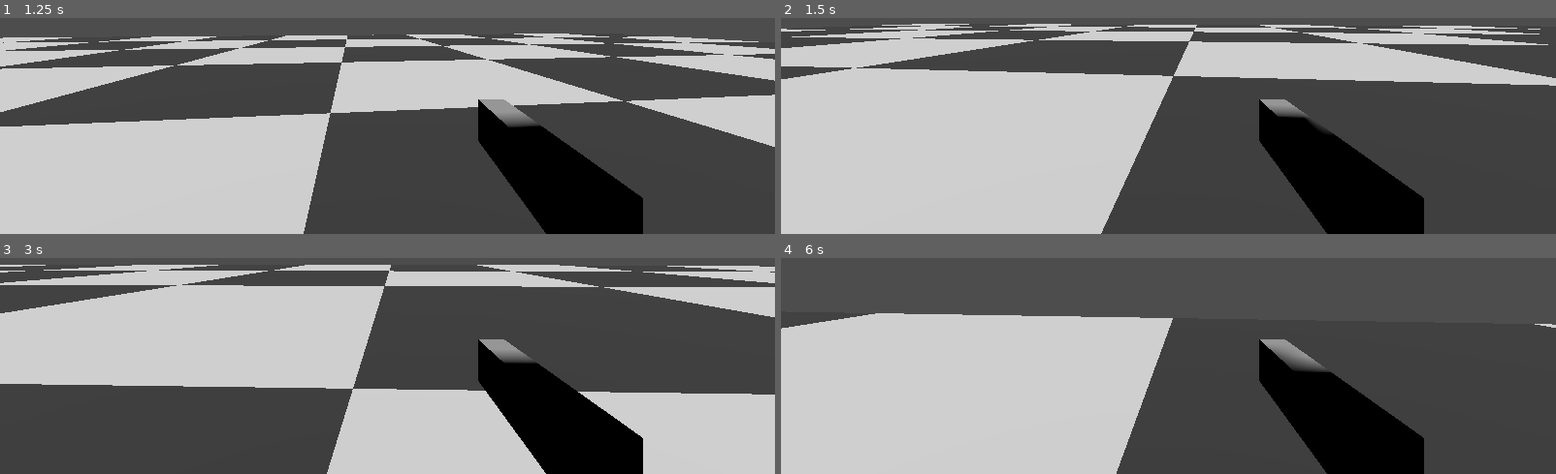
Above: before the commit, frames 1-4 (two rows, left to right).
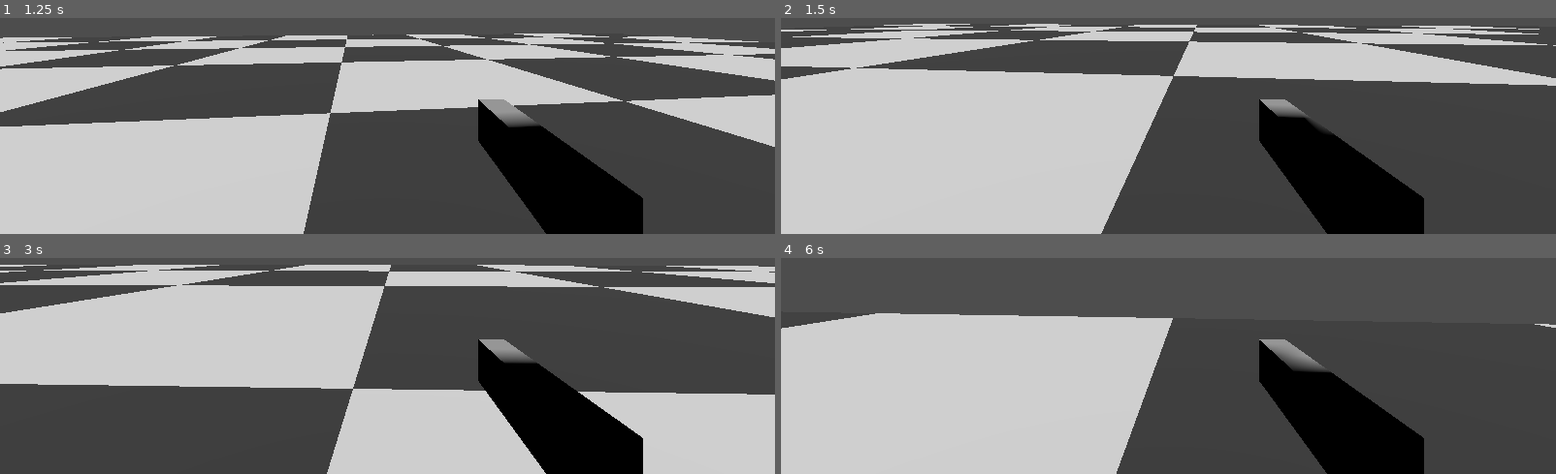
Above: after the commit, the same moments.

Repository: sysma1997/godot-shooter-3d
Game: Godot game, scene res://testing.tscn
The game is run twice, just before and just after one commit, with the same random seed, the same clock (stepped at 60 frames per second) and the same inputs.
Inputs (mouse positions are in pixels of both pictures, inside the frame that each line leads up to):
- Up to frame 1 (1.25 s): tap Enter (ui_accept) at 0.5, 0.77 s; move the mouse to (outside the picture) at 0.52 s; press the mouse at (outside the picture) at 0.53 s; hold W (move_forward) from 0.53 s (still down)
- Up to frame 2 (1.5 s): keep holding W (move_forward); move the mouse to (1129, 18) at 1.27 s; release the mouse at (1129, 18) at 1.28 s; click (1129, 18) at 1.35 s
- Up to frame 3 (3 s): keep holding W (move_forward); tap Enter (ui_accept) at 1.52 s; move the mouse to (outside the picture) at 2.02 s; hold Shift (sprint) 2.03-2.78 s; click (outside the picture) at 2.3 s; move the mouse to (379, 264) at 2.77 s; click (379, 264) at 2.85 s
- Up to frame 4 (6 s): tap Enter (ui_accept) at 3.02, 3.77, 4.52 s; move the mouse to (1222, 262) at 3.52 s; press the mouse at (1222, 262) at 3.53 s; tap R (reload) at 4.15 s; move the mouse to (outside the picture) at 4.27 s; release the mouse at (outside the picture) at 4.28 s; tap Shift (sprint) at 4.35 s; click (outside the picture) at 4.55 s; move the mouse to (outside the picture) at 5.02 s; press the mouse at (outside the picture) at 5.03 s; move the mouse to (outside the picture) at 5.77 s; release W (move_forward) at 5.78 s; release the mouse at (outside the picture) at 5.78 s; hold D (move_right) from 5.78 s (still down); click (outside the picture) at 5.85 s

Frame 1 is identical in both runs. In frame 2, 0.2% of the frame differs, in the area x 0-100%, y 2-98%; in frame 3, 0.1%; in frame 4, less than 0.1%.

Commit message:
Updating weapons

Diff:
--- a/entities/player.gd
+++ b/entities/player.gd
@@ -30,8 +30,7 @@
 			Input.set_mouse_mode(Input.MOUSE_MODE_CAPTURED)
 
 	if event.is_action_pressed("fire"):
-		if not weapon_controller.current_weapon.is_automatic:
-			weapon_controller.fire()
+		weapon_controller.fire()
 	if event.is_action_pressed("reload"):
 		weapon_controller.reload()
 
@@ -40,6 +39,14 @@
 		if weapon_controller.current_weapon.is_automatic:
 			if Input.is_action_pressed("fire"):
 				weapon_controller.fire()
+				# Disparo continuo sin esperar al timer visual
+				while weapon_controller.fire_timer <= 0 and Input.is_action_pressed("fire"):
+					if weapon_controller.current_magazine_ammo > 0:
+						weapon_controller.fire()
+					else:
+						break
+					# Pequeña pausa entre disparos automaticos
+					await get_tree().create_timer(weapon_controller.current_weapon.fire_rate * 0.5).timeout
 func _physics_process(delta: float) -> void:
 	if not is_on_floor():
 		velocity.y -= gravity * delta
--- a/weapons/data/pistol_data.tres
+++ b/weapons/data/pistol_data.tres
@@ -1,17 +1,16 @@
 [gd_resource type="Resource" script_class="WeaponData" format=3 uid="uid://svxp71sgi6j"]
 
-[ext_resource type="Script" uid="uid://cdh6nga6005wc" path="res://weapons/weapon_data.gd" id="1_23qtt"]
+[ext_resource type="Script" uid="uid://ddvmdemx2o1l5" path="res://weapons/weapon_data.gd" id="1_23qtt"]
 
 [resource]
 script = ExtResource("1_23qtt")
 name = "Pistol"
-fire_rate = 0.5
+fire_rate = 0.15
 damage = 25.0
 max_range = 50.0
 magazine_size = 12
 total_ammo = 60
 reload_time = 1.2
-spread_angle = 0.3
-recoil_vertical = 0.15
-recoil_horizontal = 0.08
-metadata/_custom_type_script = "uid://cdh6nga6005wc"
+spread_angle = 0.1
+recoil_vertical = 0.8
+recoil_horizontal = 0.2
--- a/weapons/data/rifle_data.tres
+++ b/weapons/data/rifle_data.tres
@@ -9,6 +9,5 @@
 damage = 15.0
 reload_time = 2.0
 spread_angle = 0.8
-recoil_vertical = 0.3
-recoil_horizontal = 0.15
-metadata/_custom_type_script = "uid://cdh6nga6005wc"
+recoil_vertical = 0.8
+recoil_horizontal = 0.4
--- /dev/null
+++ b/weapons/flash_material.tres
@@ -0,0 +1,9 @@
+[gd_resource type="StandardMaterial3D" format=3 uid="uid://nwb27ikyt3bh"]
+
+[resource]
+transparency = 1
+disable_ambient_light = true
+albedo_color = Color(1, 0.9019608, 0.39215687, 1)
+emission_enabled = true
+emission = Color(1, 0.78431374, 0.19607843, 1)
+emission_energy_multiplier = 3.0
--- a/weapons/weapon_controller.gd
+++ b/weapons/weapon_controller.gd
@@ -7,7 +7,8 @@
 # Referencia al arma actual
 @export var current_weapon: WeaponData
 @onready var muzzle: Marker3D = $Muzzle
-@onready var muzzle_flash: GPUParticles3D = $MuzzleFlash
+@onready var muzzle_flash_light: OmniLight3D = $MuzzleFashLight
+@onready var mesh_flash: MeshInstance3D = $MeshFlash
 @onready var anim_player: AnimationPlayer = $AnimationPlayer
 
 # Estados internos
@@ -16,10 +17,16 @@
 var can_fire: bool = true
 var is_reloading: bool = false
 var fire_timer: float = 0.0
+var current_recoil: float = 0.0
 
 func _ready() -> void:
 	if current_weapon:
 		initialize_weapon(current_weapon)
+
+	if muzzle_flash_light:
+		muzzle_flash_light.light_energy = 0.0
+	if mesh_flash:
+		mesh_flash.visible = false
 
 func _process(delta: float) -> void:
 	if fire_timer > 0:
@@ -35,8 +42,7 @@
 
 func fire() -> void:
 	# Verificaciones
-	if not can_fire: return
-	if is_reloading: return
+	if not can_fire or is_reloading: return
 	if fire_timer > 0: return
 	if current_magazine_ammo <= 0:
 		reload()
@@ -47,17 +53,18 @@
 	ammo_changed.emit(current_magazine_ammo, current_total_ammo)
 	# Efectos visuales
 	_show_muzzle_flash()
-	# Realizar el disparo
+	_apply_recoil()
+	_apply_weapon_kickback()
+	# Realizar el raycast
 	_perform_raycast()
-	# Recoil visual
-	_apply_recoil()
 
 	# Señal de disparo
 	weapon_fired.emit(current_weapon)
 
 	# Auto-recarga si esta vacio
 	if current_magazine_ammo <= 0 and current_total_ammo > 0:
-		reload()
+		# Pequeño delay para que no recargue instantaneamente
+		get_tree().create_timer(0.2).timeout.connect(reload)
 
 func _perform_raycast() -> void:
 	var space_state = get_world_3d().direct_space_state
@@ -105,19 +112,50 @@
 	reload_finished.emit()
 
 func _show_muzzle_flash() -> void:
-	if muzzle_flash:
-		muzzle_flash.restart()
-		muzzle_flash.emitting = true
-		await get_tree().create_timer(0.05).timeout
-		muzzle_flash.emitting = false
+	if muzzle_flash_light:
+		muzzle_flash_light.light_energy = 10.0
+		var tween = create_tween()
+		tween.set_ease(Tween.EASE_OUT)
+		tween.set_trans(Tween.TRANS_EXPO)
+		tween.tween_property(muzzle_flash_light, "light_energy", 0.0, 0.08)
+	if mesh_flash:
+		mesh_flash.visible = true
+		mesh_flash.scale = Vector3(1.8, 1.8, 1.8)
+		mesh_flash.global_position = muzzle.global_position
+		mesh_flash.global_rotation = muzzle.global_rotation
+		mesh_flash.rotate_z(randf_range(0, TAU))
+
+		var tween = create_tween()
+		tween.set_ease(Tween.EASE_OUT)
+		tween.tween_property(mesh_flash, "scale", Vector3(0.1, 0.1, 0.1), 0.05)
+		tween.tween_callback(func(): mesh_flash.visible = false)
 func _apply_recoil() -> void:
-	# Rotacion ligera hacia arriba
-	var recoil_rot = Vector3(
-		-current_weapon.recoil_vertical * 0.01,
-		randf_range(-current_weapon.recoil_horizontal, current_weapon.recoil_horizontal) * 0.01,
-		0
+	# Recoil mas notorio
+	var camera = get_viewport().get_camera_3d()
+	if not camera:
+		return
+
+	current_recoil += current_weapon.recoil_vertical * 0.5
+	var original_rotation = camera.rotation
+	camera.rotation.x += deg_to_rad(current_recoil * 2.0)
+	camera.rotation.y += deg_to_rad(randf_range(
+		-current_weapon.recoil_horizontal,
+		current_weapon.recoil_horizontal) * 2.0
 	)
-	rotation += recoil_rot
+	current_recoil = clamp(current_recoil, 0.0, 3.0)
+	var tween = create_tween()
+	tween.set_ease((Tween.EASE_OUT))
+	tween.set_trans(Tween.TRANS_QUAD)
+	tween.tween_property(camera, "rotation:x", original_rotation.x, 0.15)
+	tween.parallel().tween_property(camera, "rotation:y", original_rotation.y, 0.15)
+
+	var tween_recoil = create_tween()
+	tween_recoil.tween_property(self, "current_recoil", 0.0, 0.2)
+func _apply_weapon_kickback() -> void:
+	var kick_direction = Vector3(randf_range(-0.01, 0.01), 0.015, 0.04)
+	position += kick_direction
 
 	var tween = create_tween()
-	tween.tween_property(self, "rotation", Vector3.ZERO, 0.1)
+	tween.set_ease(Tween.EASE_OUT)
+	tween.set_trans(Tween.TRANS_BACK)
+	tween.tween_property(self, "position", position - kick_direction, 0.12)
--- a/weapons/weapon_visual.tscn
+++ b/weapons/weapon_visual.tscn
@@ -1,9 +1,15 @@
 [gd_scene format=3 uid="uid://dlh2fr4nbpycr"]
 
-[ext_resource type="Script" uid="uid://bvc1hgfy34uy1" path="res://weapons/weapon_controller.gd" id="1_ba0n3"]
+[ext_resource type="Script" uid="uid://dgtrvddrfomaf" path="res://weapons/weapon_controller.gd" id="1_ba0n3"]
+[ext_resource type="Material" uid="uid://nwb27ikyt3bh" path="res://weapons/flash_material.tres" id="2_2jw7x"]
 
 [sub_resource type="BoxMesh" id="BoxMesh_ti3de"]
 size = Vector3(0.05, 0.08, 0.3)
+
+[sub_resource type="SphereMesh" id="SphereMesh_5uq6d"]
+material = ExtResource("2_2jw7x")
+radius = 0.03
+height = 0.06
 
 [node name="WeaponVisual" type="Node3D" unique_id=1289547587]
 script = ExtResource("1_ba0n3")
@@ -14,8 +20,16 @@
 [node name="Muzzle" type="Marker3D" parent="." unique_id=450867131]
 transform = Transform3D(1, 0, 0, 0, 1, 0, 0, 0, 1, 0, 0, -0.3)
 
-[node name="MuzzleFlash" type="GPUParticles3D" parent="." unique_id=961056495]
+[node name="MuzzleFashLight" type="OmniLight3D" parent="." unique_id=1785919268]
 transform = Transform3D(1, 0, 0, 0, 1, 0, 0, 0, 1, 0, 0, -0.3)
-emitting = false
+light_color = Color(1, 0.78431374, 0.39215687, 1)
+light_energy = 0.0
+omni_range = 3.0
+omni_attenuation = 0.5
+
+[node name="MeshFlash" type="MeshInstance3D" parent="." unique_id=1501441669]
+transform = Transform3D(1, 0, 0, 0, 1, 0, 0, 0, 1, 0, 0, -0.3)
+visible = false
+mesh = SubResource("SphereMesh_5uq6d")
 
 [node name="AnimationPlayer" type="AnimationPlayer" parent="." unique_id=2070643402]
Not shown: 1 places in entities/player.tscn that only renumber resources
Not shown: 1 places in weapons/data/rifle_data.tres that only renumber resources
